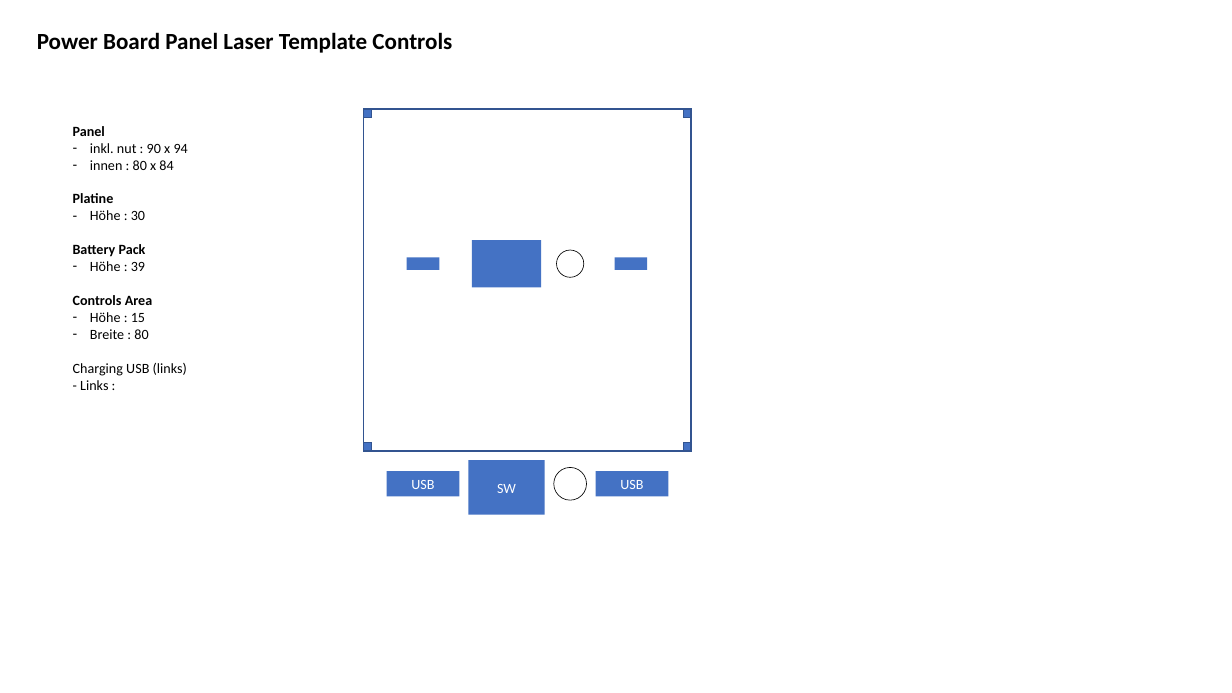
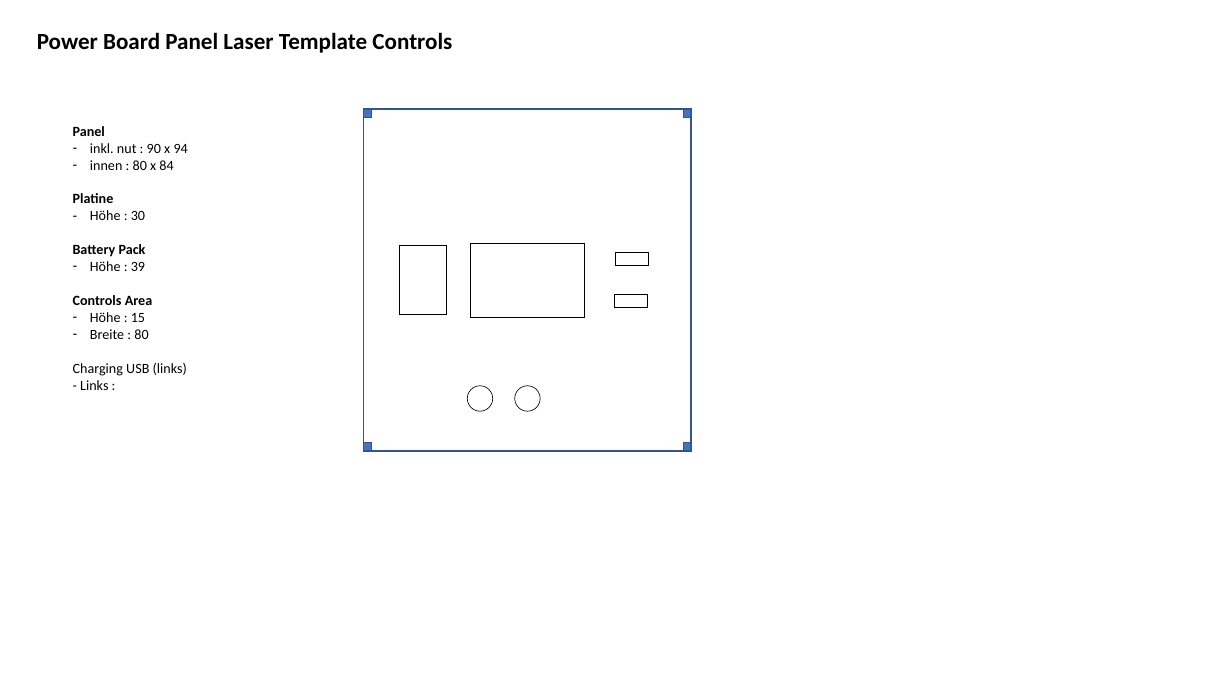
Before and after one commit to jeskes/activityboard, a slide deck: slide 13 of Activityboard.pptx. Drawn at 1232x693 pixels with LibreOffice and Linux fonts; fonts in the diff are those of the drawing. Boxes give left, top, right and bottom in pixels: in the first picture for what was removed or moved away, otherwise in the second. Text is boxed around its words. In the diff, an @@ line names an element or a change of style, - is before the commit and + after.

```diff
--- a/Activityboard.pptx
+++ b/Activityboard.pptx
@@ rectangle at (399, 246, 446, 315): fill #4472C4 to none; outline none to #000000 0.5 pt; rotation 0 to 90 degrees @@
@@ rectangle removed at (407, 258, 439, 271) @@
@@ rectangle added at (470, 243, 584, 318), outline #000000 0.5 pt @@
@@ rectangle added at (616, 253, 648, 266), outline #000000 0.5 pt @@
@@ rectangle: place and size @@
-rectangle at (615, 258, 647, 271)
+rectangle at (615, 295, 647, 308)
@@ rectangle at (615, 295, 647, 308): fill #4472C4 to none; outline none to #000000 0.5 pt @@
@@ ellipse: place and size @@
-ellipse at (554, 468, 586, 500)
+ellipse at (468, 386, 494, 412)
@@ ellipse: place and size @@
-ellipse at (556, 250, 584, 278)
+ellipse at (515, 386, 541, 412)
@@ rectangle removed at (386, 471, 459, 497) @@
-USB
@@ rectangle removed at (469, 460, 545, 515) @@
-SW
@@ rectangle removed at (596, 471, 669, 497) @@
-USB
```
Also in this commit, not shown: 6 other slides changed, 1 slide added, 2 other files.
